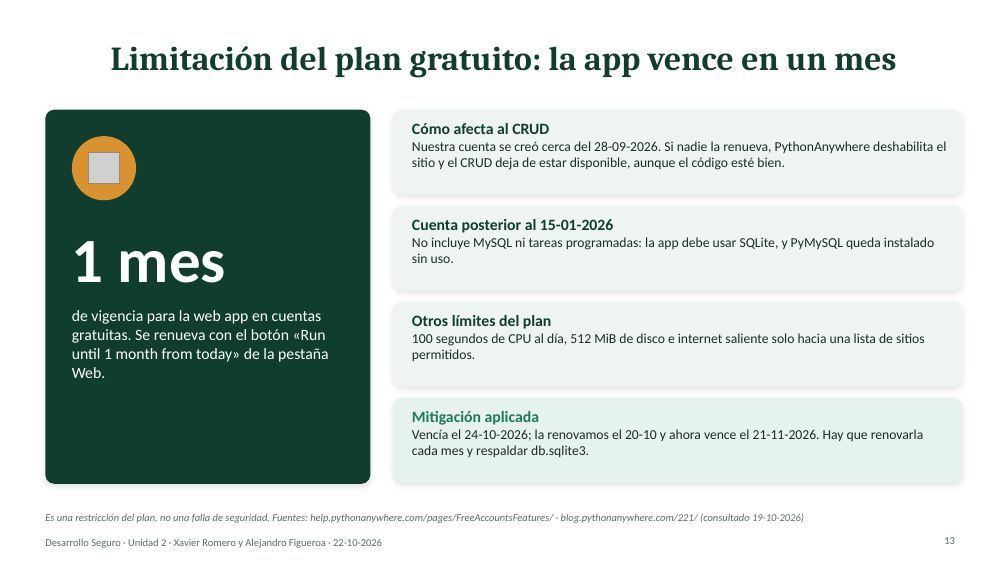
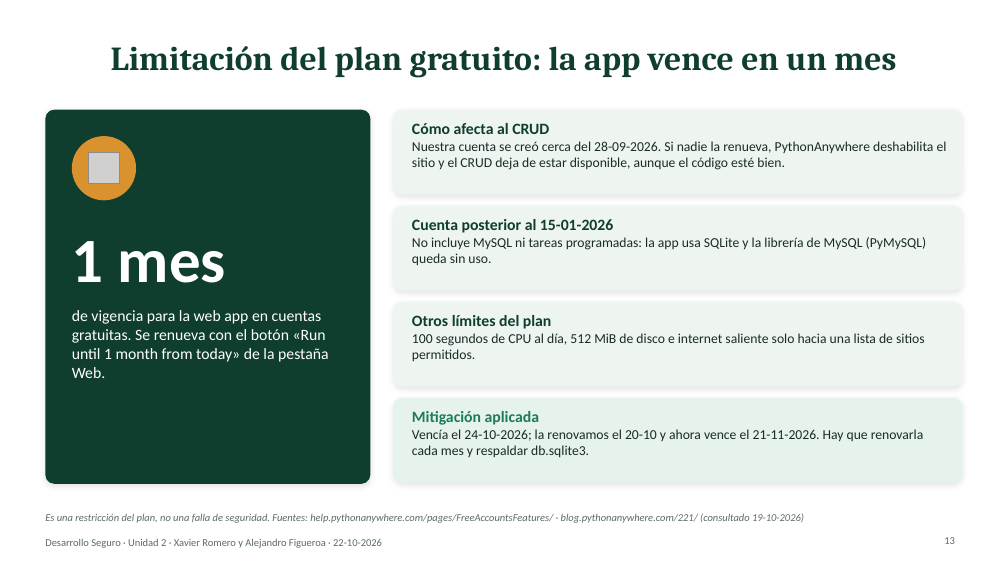
Before and after one commit to xaviiromf/desarrollo-seguro-10-09, a slide deck: slide 13 of evaluacion_u2/Presentacion_U2_Desarrollo_Seguro.pptx. Drawn at 1008x567 pixels with LibreOffice and Linux fonts; fonts in the diff are those of the drawing; grey boxes stand for pictures. Boxes give left, top, right and bottom in pixels: in the first picture for what was removed or moved away, otherwise in the second. Text is boxed around its words. In the diff, an @@ line names an element or a change of style, - is before the commit and + after.

Commit message:
docs: simplify deck wording, drop criteria and commit refs, generate script and prep guide from guion.json

```diff
--- a/evaluacion_u2/Presentacion_U2_Desarrollo_Seguro.pptx
+++ b/evaluacion_u2/Presentacion_U2_Desarrollo_Seguro.pptx
@@ text at box(412, 237, 926, 266): text changed @@
-No incluye MySQL ni tareas programadas: la app debe usar SQLite, y PyMySQL queda instalado sin uso.
+No incluye MySQL ni tareas programadas: la app usa SQLite y la librería de MySQL (PyMySQL) queda sin uso.
```
Also in this commit, not shown: 13 other slides changed, 5 other files.
